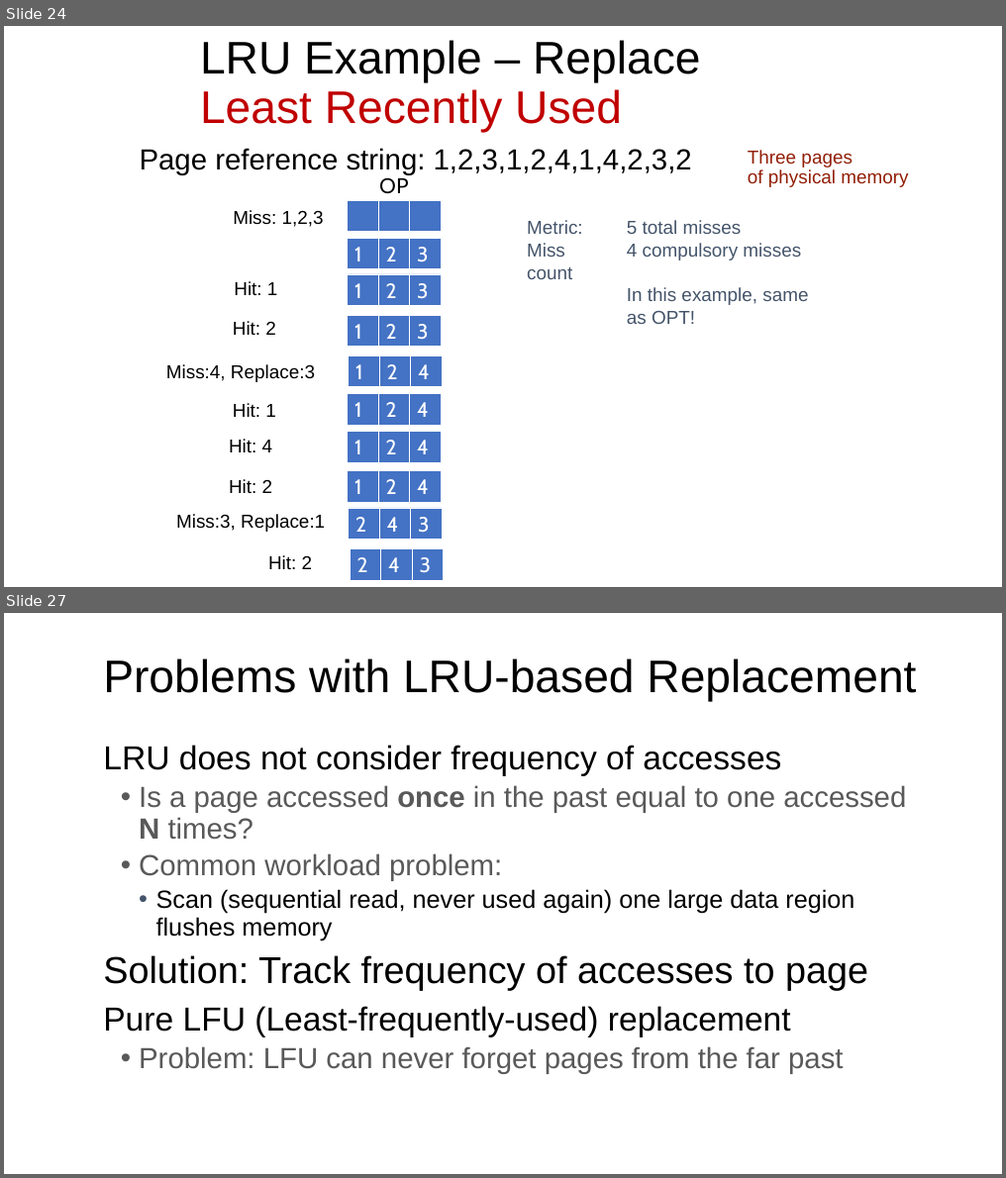
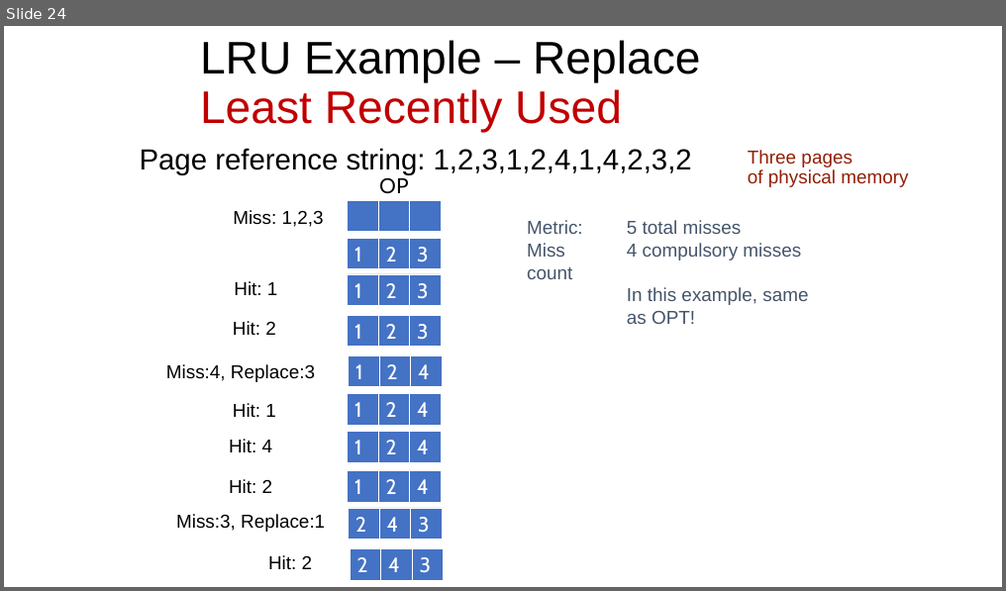
Before and after one commit to ngsrinivas/coursegen, a slide deck: ex/416-F23/staging/416-F23/lectures/08-virtual-memory.pptx. Shown one above the other, each under a label of ours: slides 24 and 27 before the commit, slide 24 after it; the slides between them are not shown. The pictures are 1006x1178 and 1006x591 pixels, drawn with LibreOffice and Linux fonts; fonts in the diff are those of the drawing. Boxes give left, top, right and bottom in pixels: in the first picture for what was removed or moved away, otherwise in the second. Text is boxed around its words. In the diff, an @@ line names an element or a change of style, - is before the commit and + after.

```diff
--- a/ex/416-F23/staging/416-F23/lectures/08-virtual-memory.pptx
+++ b/ex/416-F23/staging/416-F23/lectures/08-virtual-memory.pptx
@@ slide 27 removed at [4, 613, 1002, 1174], background #FFFFFF @@
@@ title removed at [103, 659, 916, 702] @@
-Problems with LRU-based Replacement
@@ text removed at [103, 745, 906, 1074] @@
-LRU does not consider frequency of accesses
-  • Is a page accessed once in the past equal to one accessed N times?
-  • Common workload problem:
-    • Scan (sequential read, never used again) one large data region flushes memory
-Solution: Track frequency of accesses to page
-Pure LFU (Least-frequently-used) replacement
-  • Problem: LFU can never forget pages from the far past
```
Also in this commit, not shown: 18 other slides removed, 7 other files.
